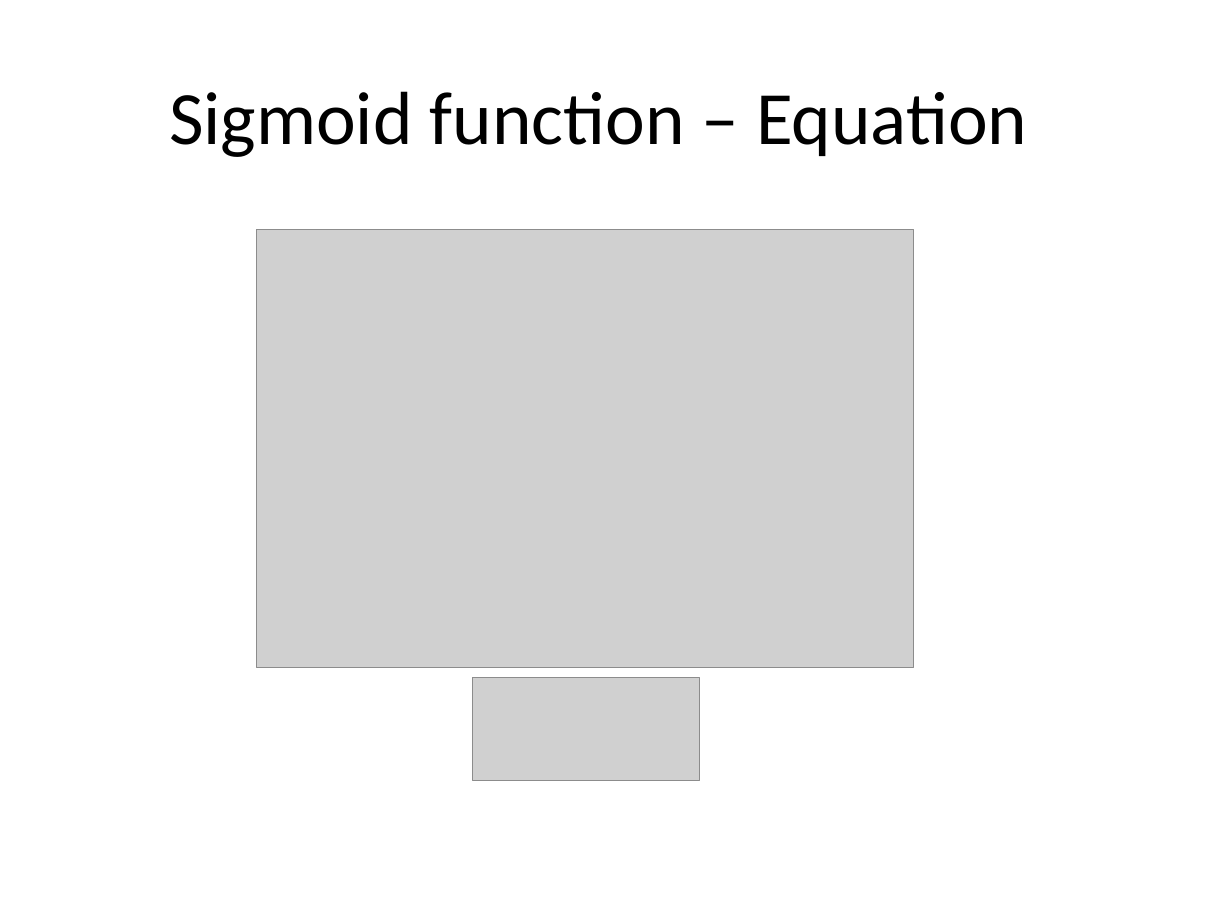
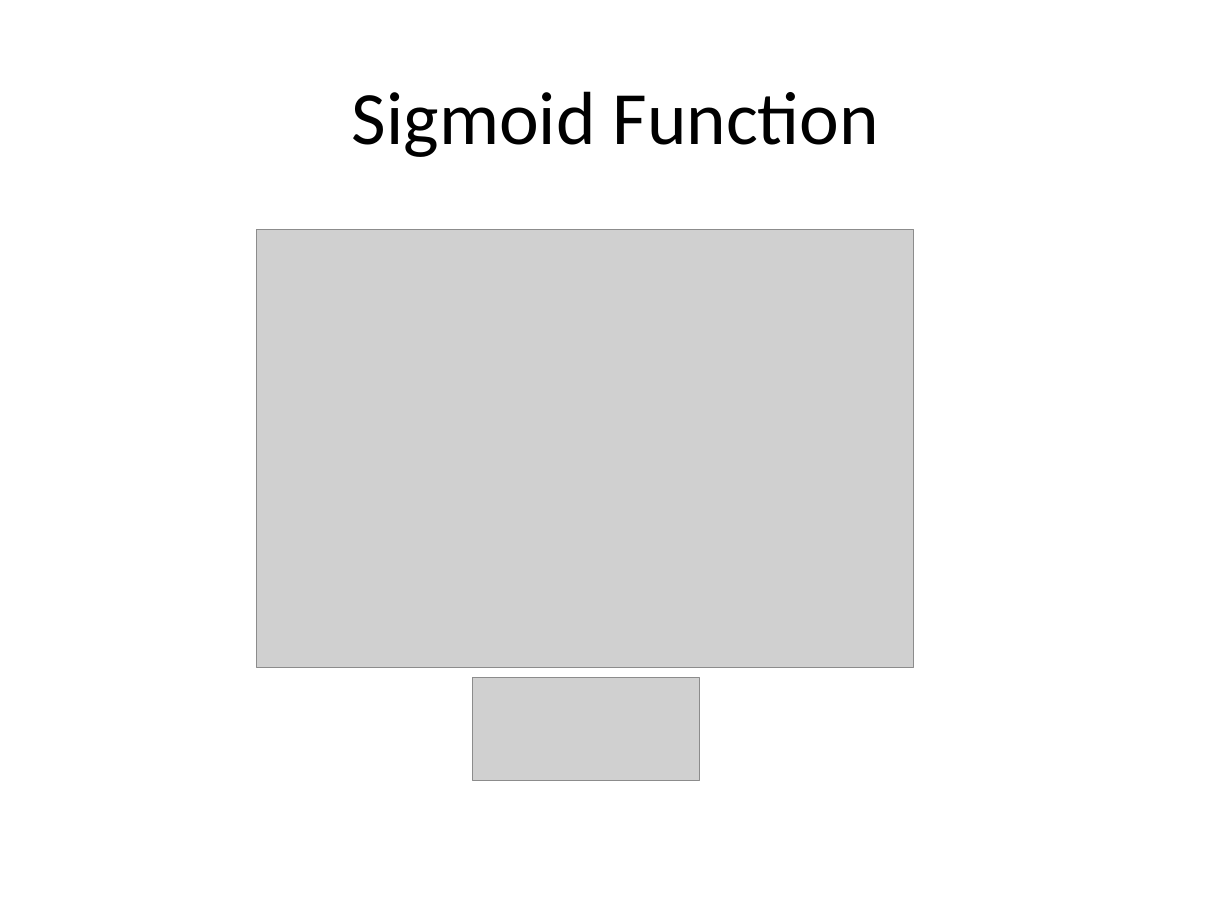
Before and after one commit to look4pritam/ArtificialIntelligence, a slide deck: slide 4 of ArtificialNeuralNetwork/ArtificialNeuralNetwork.pptx (slide 5 before the commit). Drawn at 1232x924 pixels with LibreOffice and Linux fonts; fonts in the diff are those of the drawing; grey boxes stand for pictures. Boxes give left, top, right and bottom in pixels: in the first picture for what was removed or moved away, otherwise in the second. Text is boxed around its words. In the diff, an @@ line names an element or a change of style, - is before the commit and + after.

```diff
--- a/ArtificialNeuralNetwork/ArtificialNeuralNetwork.pptx
+++ b/ArtificialNeuralNetwork/ArtificialNeuralNetwork.pptx
@@ title at [352, 91, 879, 157]: text changed @@
-Sigmoid function – Equation
+Sigmoid Function
```
Also in this commit, not shown: 9 other slides changed, 1 slide removed.
